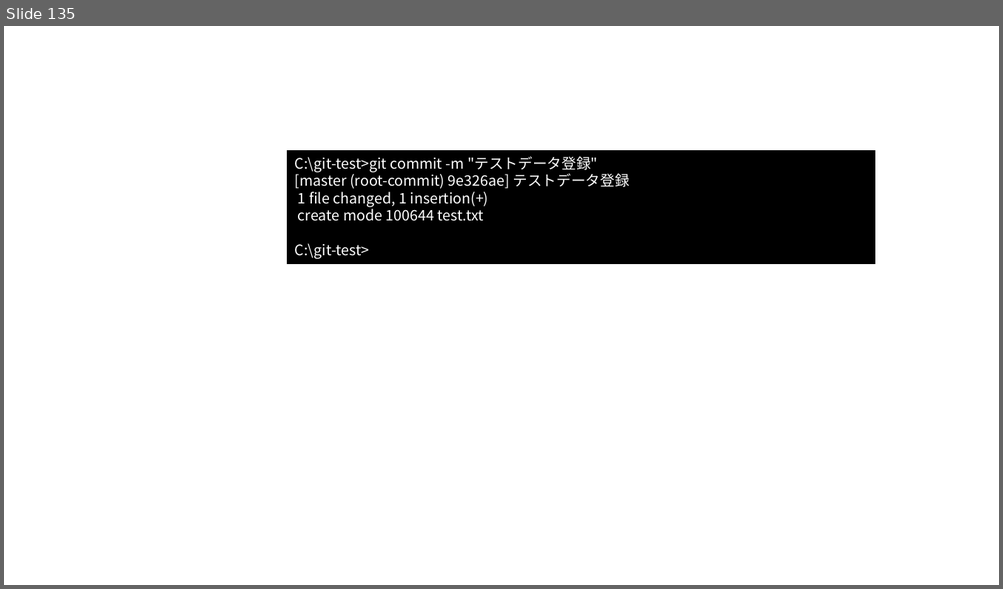
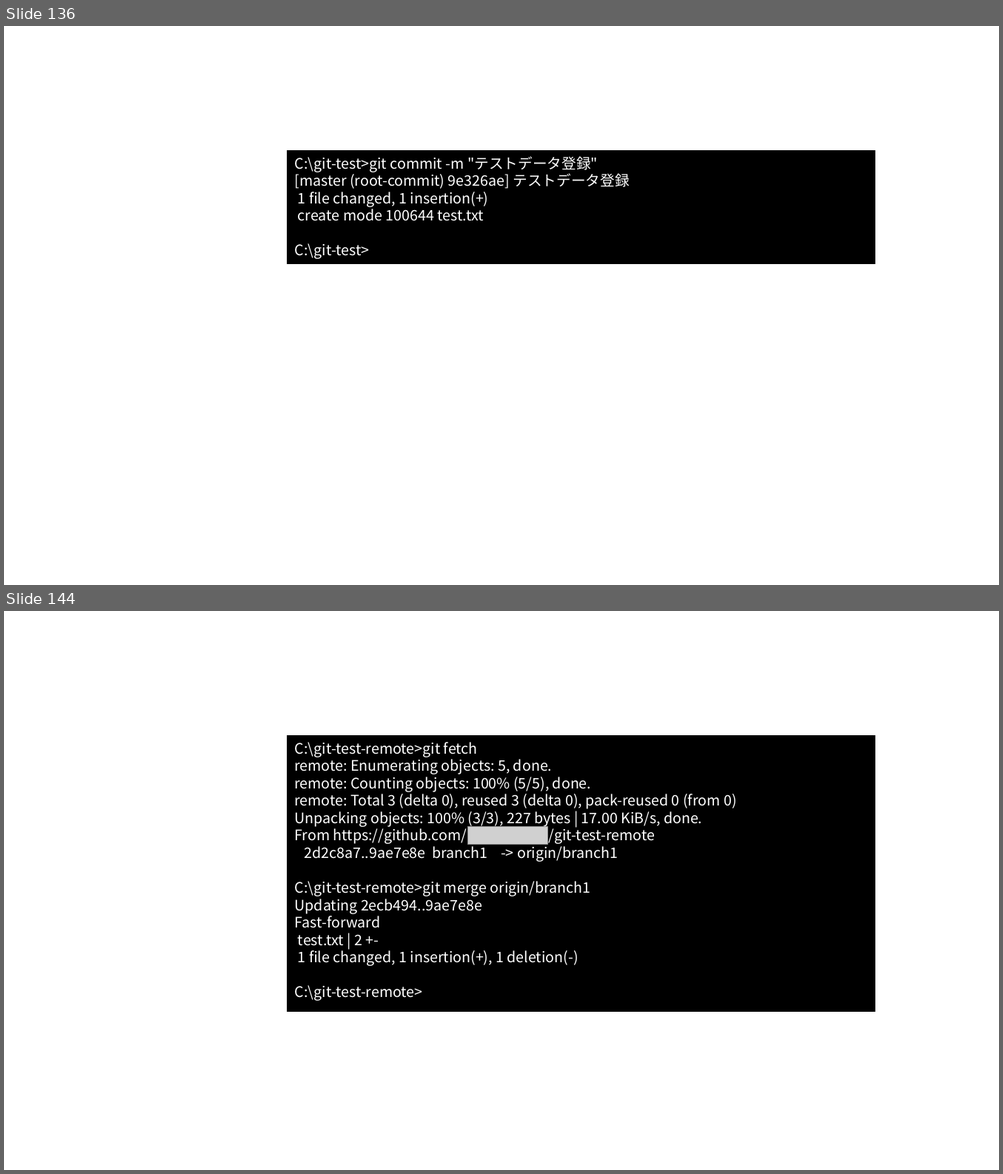
Before and after one commit to nishida2073/ai_navive, a slide deck: 01_テキスト/Git入門_図.pptx. Shown one above the other, each under a label of ours: slide 135 before the commit, slides 136 and 144 after it; the slides between them are not shown. The pictures are 1003x589 and 1003x1174 pixels, drawn with LibreOffice and Linux fonts; fonts in the diff are those of the drawing; grey boxes stand for pictures. Boxes give left, top, right and bottom in pixels: in the first picture for what was removed or moved away, otherwise in the second. Text is boxed around its words. In the diff, an @@ line names an element or a change of style, - is before the commit and + after.

```diff
--- a/01_テキスト/Git入門_図.pptx
+++ b/01_テキスト/Git入門_図.pptx
@@ slide 144 added at [4,611,999,1170], background #FFFFFF @@
@@ rectangle added at [287,735,875,1011], fill #000000, outline #000000 1 pt, 14 pt, text #FFFFFF @@
+C:\git-test-remote>git fetch
+remote: Enumerating objects: 5, done.
+remote: Counting objects: 100% (5/5), done.
+remote: Total 3 (delta 0), reused 3 (delta 0), pack-reused 0 (from 0)
+Unpacking objects: 100% (3/3), 227 bytes | 17.00 KiB/s, done.
+From https://github.com/nishida2073/git-test-remote
+2d2c8a7..9ae7e8e branch1 -> origin/branch1
+C:\git-test-remote>git merge origin/branch1
+Updating 2ecb494..9ae7e8e
+Fast-forward
+test.txt | 2 +-
+1 file changed, 1 insertion(+), 1 deletion(-)
+C:\git-test-remote>
@@ picture added at [467,826,547,845] @@
@@ what was slide 135 is now slide 136 @@
```
Also in this commit, not shown: 5 slides changed, 8 other slides added, 2 slides removed, 1 other file.
